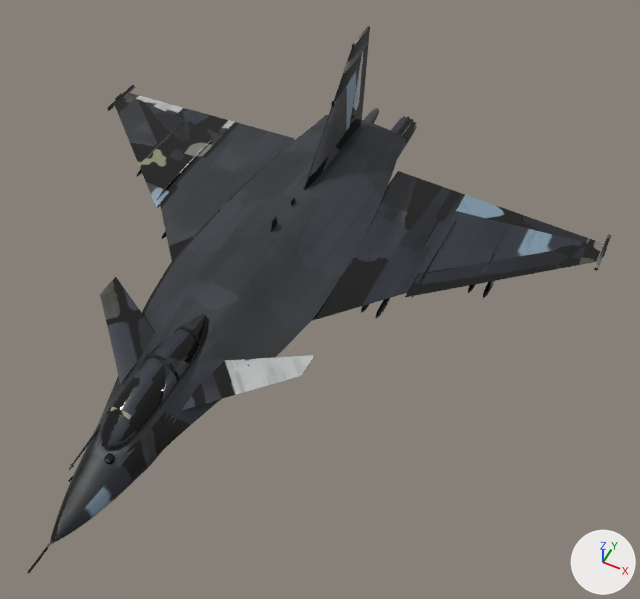
The FBX model assets/roblox-upload/vanta-v2-elite/vanta-v2-elite.fbx, before and after one commit.
The view is the same before and after, from a 50 mm camera at (0.133, -0.199, 0.242) aimed at (0.033, 0.003, -0.01). Arrows for +X, +Y and +Z are at lower right; the lights stay in place. The older version comes first. Where no turn or scale is listed for an object, it has been applied to the vertices. Vertices at exactly the same position are counted once.

Names of what the first picture shows: 'Aileron_L', 'Aileron_R', 'Body', 'Canopy', 'Elevator_L', 'Elevator_R' and 1 more.
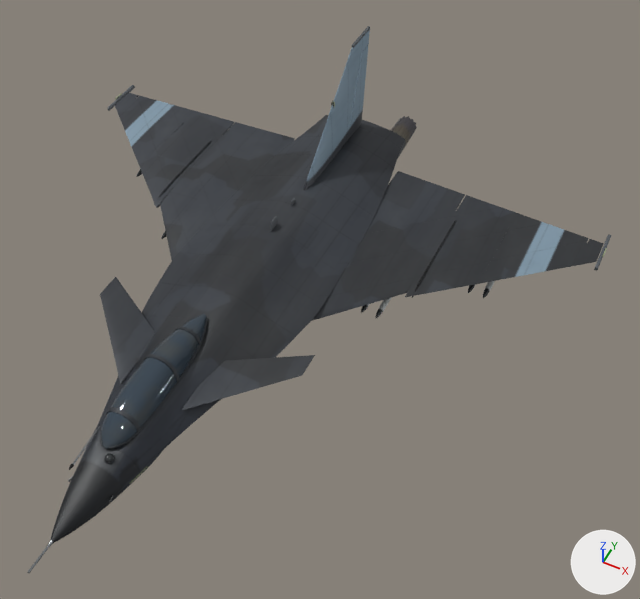
Pixel boxes (x1, y1, x2, y2) of what changed, in the pictures (640 x 599 px):
part 1 of me_canopy_mesh, surface changed (lighter)
    both: (101, 314, 207, 449)
part 2 of me_body_mesh, deleted
    before: (363, 108, 379, 124)
part 3 of me_body_mesh, surface changed
    both: (28, 26, 611, 573)
part 4 of me_elevator_r_mesh, surface changed
    both: (183, 355, 315, 410)
part 5 of me_aileron_r_mesh, surface changed
    both: (457, 195, 588, 243)

The change in detail:
me_canopy_mesh has 374 vertices, 672 faces and spans x -0.0068..0.0068, y -0.0892..-0.0268, z -0.0073..0.0021.
me_canopy_mesh is used by ob_canopy; location (0.0, 0.0, 0.0).
me_canopy_mesh part 1: texture (UV) coordinates of 672 of 672 faces, centred in x -0.0068..0.0068, y -0.089..-0.027, z -0.0073..0.0021, changed; they spanned u 0.18..0.55, v 0.01..0.61 and now span u 0.15..0.5, v 0.49..0.69.
me_elevator_r_mesh has 82 vertices, 160 faces and spans x -0.0005..0.0302, y -0.0096..0.0315, z -0.0006..0.0018.
me_elevator_r_mesh is used by ob_elevator_r; location (0.0131, -0.054, -0.0111).
me_elevator_r_mesh part 4: texture (UV) coordinates of 160 of 160 faces, centred in x -0.0005..0.0302, y -0.0055..0.0297, z -0.0004..0.0018, changed; they spanned u 0.39..0.73, v 0.56..0.84 and now span u 0.29..0.74, v 0.22..0.81.
me_body_mesh is used by ob_body; location (0.0, 0.0, 0.0).
me_body_mesh had 6402 vertices, 11984 faces and spanned x -0.123..0.123, y -0.132..0.132, z -0.036..0.036.
me_body_mesh now has 6297 vertices, 11780 faces and spans x -0.123..0.123, y -0.132..0.132, z -0.036..0.036.
me_body_mesh part 2: the loose piece of 49 vertices spanning x -0.003..0.003, y 0.108..0.129, z -0.02..-0.014 is deleted.
me_body_mesh part 3: 7598 kept faces spanning x -0.123..0.123, y -0.132..0.132, z -0.036..0.036 get new texture (UV) coordinates.
Other edits to the shape of me_body_mesh do not show in these pictures.
me_aileron_r_mesh has 42 vertices, 80 faces and spans x -0.0277..0.0277, y -0.0045..0.0077, z -0.0014..0.0017.
me_aileron_r_mesh is used by ob_aileron_r; location (0.0866, 0.0868, -0.0208).
me_aileron_r_mesh part 5: texture (UV) coordinates of 80 of 80 faces, centred in x -0.0277..0.0277, y -0.0033..0.0076, z -0.0013..0.0016, changed; they spanned u 0.49..0.97, v 0.26..0.62 and now span u 0.64..0.86, v 0.01..0.8.
